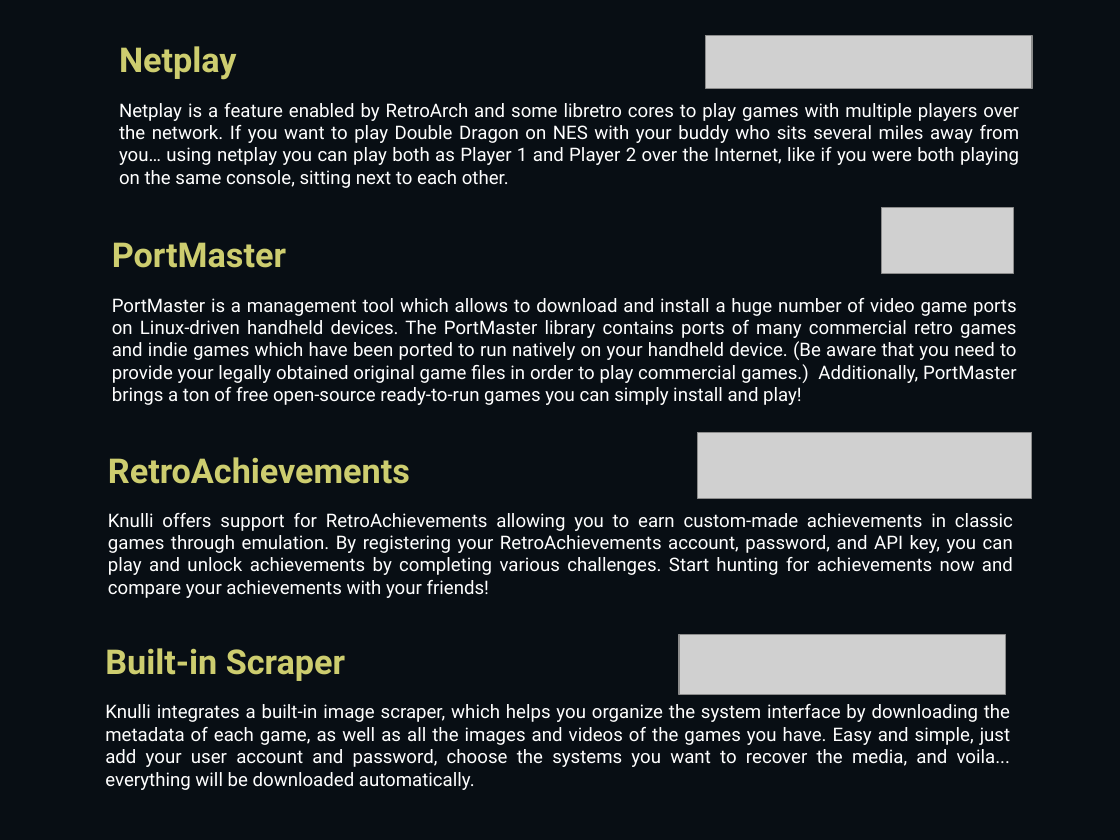
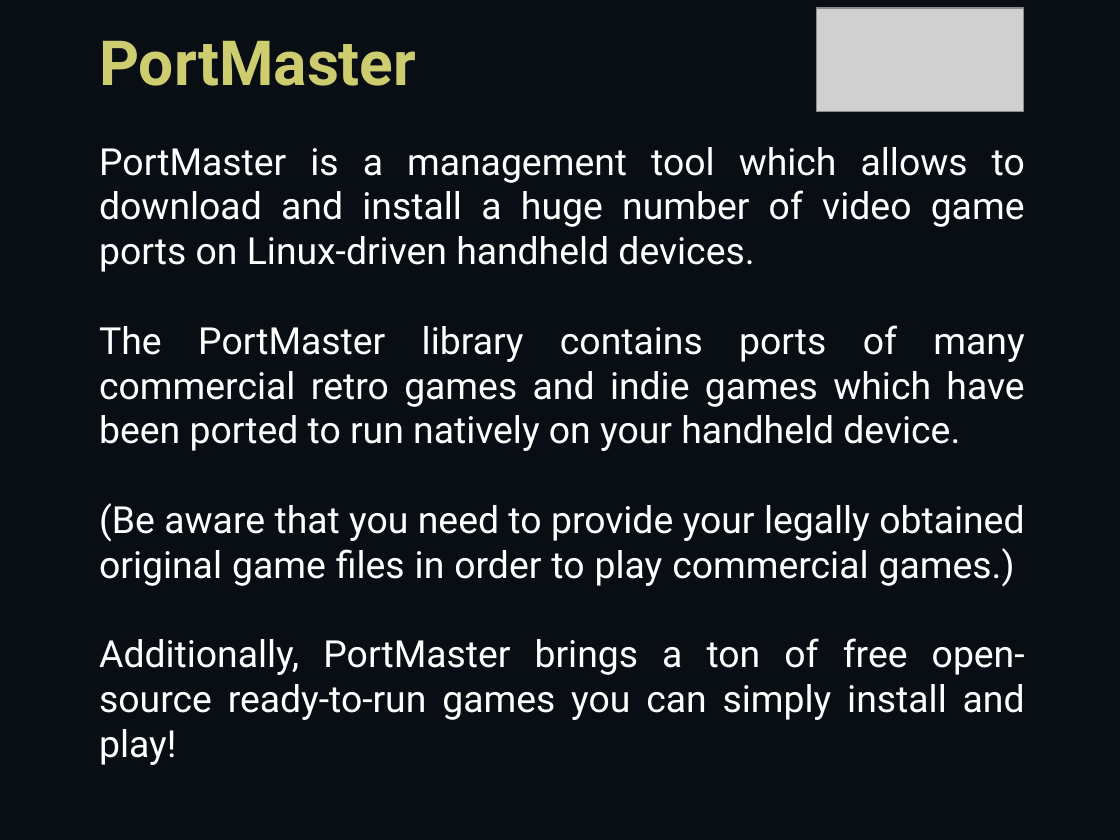
Before and after one commit to knulli-cfw/knulli-notice, a slide deck: slide 15 of notice.odp (slide 8 before the commit). Drawn at 1120x840 pixels with LibreOffice and Linux fonts; fonts in the diff are those of the drawing; grey boxes stand for pictures. Boxes give left, top, right and bottom in pixels: in the first picture for what was removed or moved away, otherwise in the second. Text is boxed around its words. In the diff, an @@ line names an element or a change of style, - is before the commit and + after.

Commit message:
Optimized for small handheld screens, overhauled texts

```diff
--- a/notice.odp
+++ b/notice.odp
@@ free added at bbox=[88, 18, 1007, 102], 40 pt, text #CDCD6F, bold @@
+PortMaster
@@ picture: place and size @@
-picture at bbox=[706, 36, 1033, 88]
+picture at bbox=[816, 8, 1024, 111]
@@ free removed at bbox=[108, 34, 1032, 194] @@
-Netplay
-Netplay is a feature enabled by RetroArch and some libretro cores to play games with multiple players over the network. If you want to play Double Dragon on NES with your buddy who sits several miles away from you… using netplay you can play both as Player 1 and Player 2 over the Internet, like if you were both playing on the same console, sitting next to each other.
@@ text "PortMaster is a management tool ...": place and size @@
-text "PortMaster is a management tool ..." at bbox=[101, 228, 1029, 410]
+text "PortMaster is a management tool ..." at bbox=[99, 147, 1025, 765]
@@ text "PortMaster is a management tool ..." at bbox=[99, 147, 1025, 765]: vertical alignment middle to top @@
@@ text at bbox=[99, 147, 1025, 765]: text changed; size 12 to 24 pt @@
-PortMaster
-PortMaster is a management tool which allows to download and install a huge number of video game ports on Linux-driven handheld devices. The PortMaster library contains ports of many commercial retro games and indie games which have been ported to run natively on your handheld device. (Be aware that you need to provide your legally obtained original game files in order to play commercial games.) Additionally, PortMaster brings a ton of free open-source ready-to-run games you can simply install and play!
+PortMaster is a management tool which allows to download and install a huge number of video game ports on Linux-driven handheld devices.
+The PortMaster library contains ports of many commercial retro games and indie games which have been ported to run natively on your handheld device.
+(Be aware that you need to provide your legally obtained original game files in order to play commercial games.)
+Additionally, PortMaster brings a ton of free open-source ready-to-run games you can simply install and play!
@@ picture removed at bbox=[881, 207, 1014, 273] @@
@@ free removed at bbox=[97, 445, 1026, 601] @@
-RetroAchievements
-Knulli offers support for RetroAchievements allowing you to earn custom-made achievements in classic games through emulation. By registering your RetroAchievements account, password, and API key, you can play and unlock achievements by completing various challenges. Start hunting for achievements now and compare your achievements with your friends!
@@ picture removed at bbox=[698, 432, 1033, 498] @@
@@ free removed at bbox=[94, 635, 1023, 795] @@
-Built-in Scraper
-Knulli integrates a built-in image scraper, which helps you organize the system interface by downloading the metadata of each game, as well as all the images and videos of the games you have. Easy and simple, just add your user account and password, choose the systems you want to recover the media, and voila... everything will be downloaded automatically.
@@ picture removed at bbox=[679, 635, 1005, 694] @@
```
Also in this commit, not shown: 7 other slides changed, 9 slides added, 1 other file.
